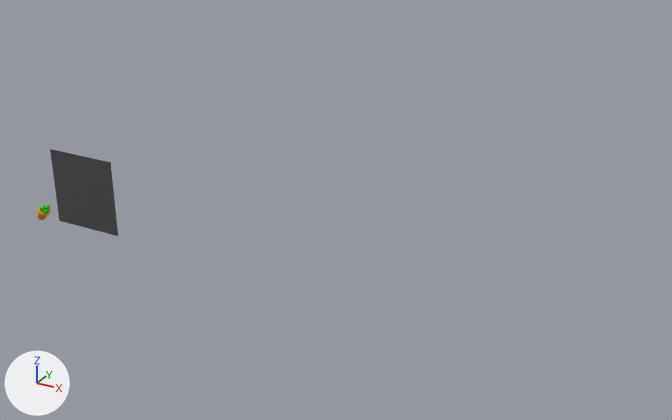
Renders of the Blender file AppIcon.blend from each side of a commit.
Before and after are seen from a 50 mm camera at (142.8, -129.8, 80.5) aimed at (64.7, 12.3, 9.5). Every picture has the same lights, and +X, +Y and +Z are marked at lower left.
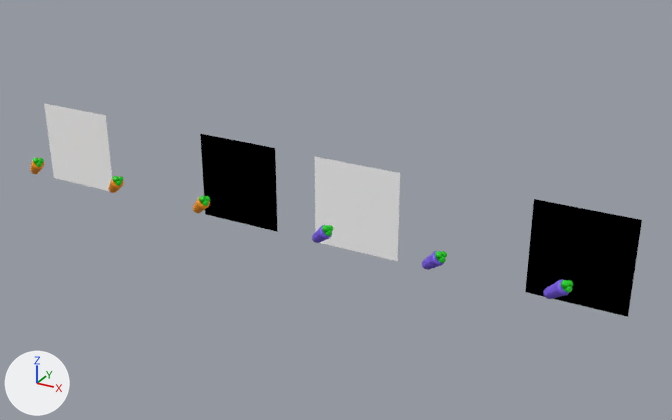
Diff of the bpy script that builds the scene:
```diff
--- a/AppIcon.blend.py
+++ b/AppIcon.blend.py
@@ mat_background_001 @@
 mat_background_001 = principled_material('Background.001')
-mat_background_001.base_color = (0.0659, 0.0659, 0.0659)  # dark grey #494949
+mat_background_001.base_color = (1.0, 1.0, 1.0)  # white #ffffff
@@ me_plane_002 @@
+me_plane_002.from_pydata([(-1.0, -1.0, 0.0), (1.0, -1.0, 0.0), (-1.0, 1.0, 0.0), (1.0, 1.0, 0.0)], [], [(0, 1, 3, 2)])
+me_plane_002.materials.append(mat_material)  # black #000000
@@ ob_cube @@
 ob_cube = bpy.data.objects.new('Cube', me_cube)
-ob_cube.location = (-1.4, 0.9, -1.3)
+ob_cube.location = (-1.4, 0.9, 9.4)
 ob_cube.rotation_euler = (0.677, -0.62, 1.721)  # degrees (39, -36, 99)
@@ ob_cube_001 @@
 ob_cube_001 = bpy.data.objects.new('Cube.001', me_cube_001)
-ob_cube_001.location = (0.8, -0.3, 0.7)
+ob_cube_001.location = (0.8, -0.3, 11.4)
 ob_cube_001.rotation_euler = (0.118, -0.62, 1.721)  # degrees (6.8, -36, 99)
@@ ob_cube_002 @@
 ob_cube_002 = bpy.data.objects.new('Cube.002', me_cube_001)
-ob_cube_002.location = (0.8, -0.3, 0.7)
+ob_cube_002.location = (0.8, -0.3, 11.4)
 ob_cube_002.rotation_euler = (-7.717, -0.152, -2.172)  # degrees (278, -8.7, -124)
@@ ob_cube_003 @@
 ob_cube_003 = bpy.data.objects.new('Cube.003', me_cube_001)
-ob_cube_003.location = (0.8, -0.3, 0.7)
+ob_cube_003.location = (0.8, -0.3, 11.4)
 ob_cube_003.rotation_euler = (-0.187, 0.821, 6.298)  # degrees (-11, 47, 361)
@@ ob_plane @@
 ob_plane = bpy.data.objects.new('Plane', me_plane)
-ob_plane.location = (0.0, 12.6, 0.0)
+ob_plane.location = (0.0, 12.6, 10.7)
 ob_plane.rotation_euler = (1.571, 0.0, 0.0)  # degrees (90, 0, 0)
@@ ob_plane_005 @@
+ob_plane_005 = bpy.data.objects.new('Plane.005', me_plane_002)
+ob_plane_005.location = (111.4, 12.2, 10.7)
+ob_plane_005.rotation_euler = (1.571, 0.0, 0.0)  # degrees (90, 0, 0)
+ob_plane_005.scale = (8.85, 8.85, 8.85)
@@ ob_cube_022 @@
+ob_cube_022 = bpy.data.objects.new('Cube.022', me_cube_001)  # modifiers SUBSURF
+ob_cube_022.location = (112.2, -0.6, 11.4)
+ob_cube_022.rotation_euler = (-7.717, -0.152, -2.172)  # degrees (278, -8.7, -124)
+ob_cube_022.scale = (0.529, 0.529, 0.529)
@@ ob_cube_021 @@
+ob_cube_021 = bpy.data.objects.new('Cube.021', me_cube_001)  # modifiers SUBSURF
+ob_cube_021.location = (112.2, -0.6, 11.4)
+ob_cube_021.rotation_euler = (0.118, -0.62, 1.721)  # degrees (6.8, -36, 99)
+ob_cube_021.scale = (0.571, 0.571, 0.571)
@@ ob_cube_020 @@
+ob_cube_020 = bpy.data.objects.new('Cube.020', me_cube_006)  # 44 vertices, 42 faces; spans x -1.0..1.0, y -1.0..1.0, z -1.0..2.63; in mat_purple (blue #775ae7); modifiers SUBSURF
+ob_cube_020.location = (110.0, 0.5, 9.4)
+ob_cube_020.rotation_euler = (0.677, -0.62, 1.721)  # degrees (39, -36, 99)
+ob_cube_020.scale = (1.38, 1.38, 1.38)
@@ ob_plane_002 @@
+ob_plane_002 = bpy.data.objects.new('Plane.002', me_plane_002)
+ob_plane_002.location = (42.4, 12.6, 10.7)
+ob_plane_002.rotation_euler = (1.571, 0.0, 0.0)  # degrees (90, 0, 0)
+ob_plane_002.scale = (8.85, 8.85, 8.85)
@@ ob_cube_008 @@
+ob_cube_008 = bpy.data.objects.new('Cube.008', me_cube)  # modifiers SUBSURF
+ob_cube_008.location = (41.0, 0.9, 9.4)
+ob_cube_008.rotation_euler = (0.677, -0.62, 1.721)  # degrees (39, -36, 99)
+ob_cube_008.scale = (1.38, 1.38, 1.38)
@@ ob_cube_017 @@
+ob_cube_017 = bpy.data.objects.new('Cube.017', me_cube_001)  # modifiers SUBSURF
+ob_cube_017.location = (91.2, -0.7, 11.4)
+ob_cube_017.rotation_euler = (0.118, -0.62, 1.721)  # degrees (6.8, -36, 99)
+ob_cube_017.scale = (0.571, 0.571, 0.571)
@@ ob_cube_016 @@
+ob_cube_016 = bpy.data.objects.new('Cube.016', me_cube_005)  # 44 vertices, 42 faces; spans x -1.0..1.0, y -1.0..1.0, z -1.0..2.63; in mat_purple (blue #775ae7); modifiers SUBSURF
+ob_cube_016.location = (89.0, 0.5, 9.4)
+ob_cube_016.rotation_euler = (0.677, -0.62, 1.721)  # degrees (39, -36, 99)
+ob_cube_016.scale = (1.38, 1.38, 1.38)
@@ ob_cube_004 @@
+ob_cube_004 = bpy.data.objects.new('Cube.004', me_cube)  # modifiers SUBSURF
+ob_cube_004.location = (20.0, 0.9, 9.4)
+ob_cube_004.rotation_euler = (0.677, -0.62, 1.721)  # degrees (39, -36, 99)
+ob_cube_004.scale = (1.38, 1.38, 1.38)
@@ ob_plane_003 @@
+ob_plane_003 = bpy.data.objects.new('Plane.003', me_plane)
+ob_plane_003.location = (69.0, 12.2, 10.7)
+ob_plane_003.rotation_euler = (1.571, 0.0, 0.0)  # degrees (90, 0, 0)
+ob_plane_003.scale = (8.85, 8.85, 8.85)
@@ ob_cube_013 @@
+ob_cube_013 = bpy.data.objects.new('Cube.013', me_cube_001)  # modifiers SUBSURF
+ob_cube_013.location = (69.8, -0.6, 11.4)
+ob_cube_013.rotation_euler = (0.118, -0.62, 1.721)  # degrees (6.8, -36, 99)
+ob_cube_013.scale = (0.571, 0.571, 0.571)
@@ ob_cube_012 @@
+ob_cube_012 = bpy.data.objects.new('Cube.012', me_cube_004)  # 44 vertices, 42 faces; spans x -1.0..1.0, y -1.0..1.0, z -1.0..2.63; in mat_purple (blue #775ae7); modifiers SUBSURF
+ob_cube_012.location = (67.6, 0.5, 9.4)
+ob_cube_012.rotation_euler = (0.677, -0.62, 1.721)  # degrees (39, -36, 99)
+ob_cube_012.scale = (1.38, 1.38, 1.38)
```

Pixel boxes [x1, y1, x2, y2] of what changed, in the pictures (672 x 420 px):
'Plane.005', added (black): after [525, 199, 642, 317]
'Plane.003', added: after [315, 157, 400, 261]
'Plane', recoloured, moved (black to grey): before [50, 149, 118, 236]; after [44, 103, 112, 191]
'Plane.002', added (black): after [200, 134, 278, 232]
'Cube.020', added: after [543, 279, 569, 299]
'Cube.016', added: after [422, 251, 444, 270]
'Cube', moved: before [37, 205, 51, 220]; after [31, 158, 44, 174]
'Cube.012', added: after [312, 225, 332, 243]
'Cube.008', added: after [193, 196, 210, 213]
'Cube.004', added: after [108, 176, 124, 193]
'Cube.021', added: after [561, 280, 569, 289]
'Cube.001', moved: before [39, 205, 45, 211]; after [33, 158, 39, 164]
'Cube.002', moved: before [42, 209, 48, 214]; after [36, 162, 42, 167]
'Cube.017', added: after [435, 251, 442, 260]
'Cube.022', added: after [563, 286, 572, 293]
'Cube.013', added: after [322, 225, 329, 233]
'Cube.003', moved: before [45, 205, 50, 210]; after [39, 158, 44, 163]
